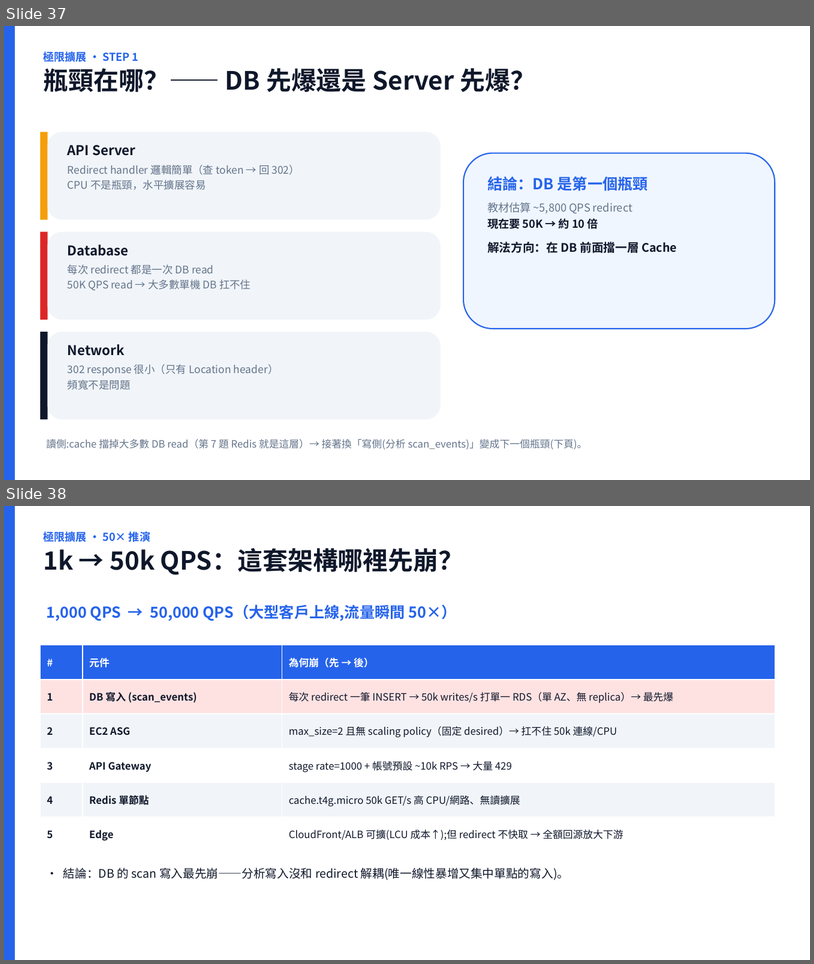
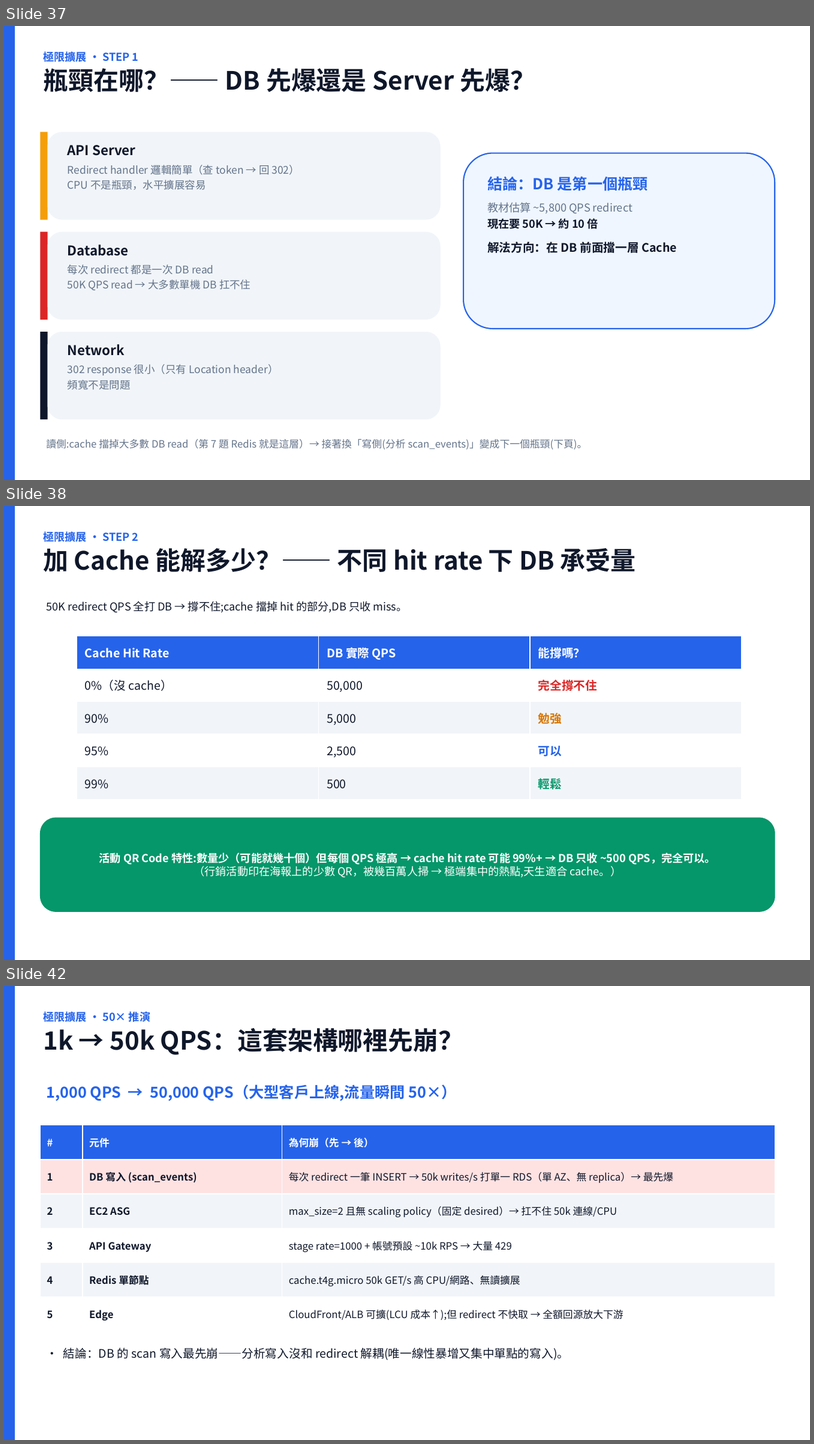
Before and after one commit to scolley31/system-design-demo, a slide deck: QR Code Generator/QR_Code_Generator.pptx. Shown one above the other, each under a label of ours: slides 37 and 38 before the commit, slides 37, 38 and 42 after it; the slides between them are not shown. The pictures are 814x964 and 814x1444 pixels, drawn with LibreOffice and Linux fonts; fonts in the diff are those of the drawing. Boxes give left, top, right and bottom in pixels: in the first picture for what was removed or moved away, otherwise in the second. Text is boxed around its words. In the diff, an @@ line names an element or a change of style, - is before the commit and + after.

Commit message:
week2 講義全補齊: cache hit 量化/選型雙層/CDN TTL 兩難/token scaling/analytics store/即時vs批次/面試框架 (DESIGN 附錄 J擴充+K+L, PPT +10 頁→49) [skip ci]

```diff
--- a/QR Code Generator/QR_Code_Generator.pptx
+++ b/QR Code Generator/QR_Code_Generator.pptx
@@ slide 38 added at (x1=4, y1=506, x2=810, y2=960), background #FFFFFF @@
@@ rectangle added at (x1=4, y1=506, x2=15, y2=960), fill #2563EB @@
@@ text added at (x1=43, y1=529, x2=636, y2=572), 30 pt, text #0F172A, bold @@
+極限擴展 · STEP 2
+加 Cache 能解多少？—— 不同 hit rate 下 DB 承受量
@@ text added at (x1=46, y1=601, x2=408, y2=613), 13 pt, text #0F172A @@
+50K redirect QPS 全打 DB → 撐不住;cache 擋掉 hit 的部分,DB 只收 miss。
@@ table added at (x1=77, y1=636, x2=742, y2=799), 5 rows, 3 columns @@
+Cache Hit Rate | DB 實際 QPS | 能撐嗎？
+0%（沒 cache） | 50,000 | 完全撐不住
+90% | 5,000 | 勉強
+95% | 2,500 | 可以
+99% | 500 | 輕鬆
@@ rounded rectangle added at (x1=40, y1=817, x2=776, y2=912), fill #059669, outline #059669 0.75 pt, 13 pt, text #FFFFFF, bold @@
+活動 QR Code 特性:數量少（可能就幾十個）但每個 QPS 極高 → cache hit rate 可能 99%+ → DB 只收 ~500 QPS，完全可以。
+（行銷活動印在海報上的少數 QR，被幾百萬人掃 → 極端集中的熱點,天生適合 cache。）
@@ what was slide 38 is now slide 42 @@
```
Also in this commit, not shown: 9 other slides added, 2 other files.
